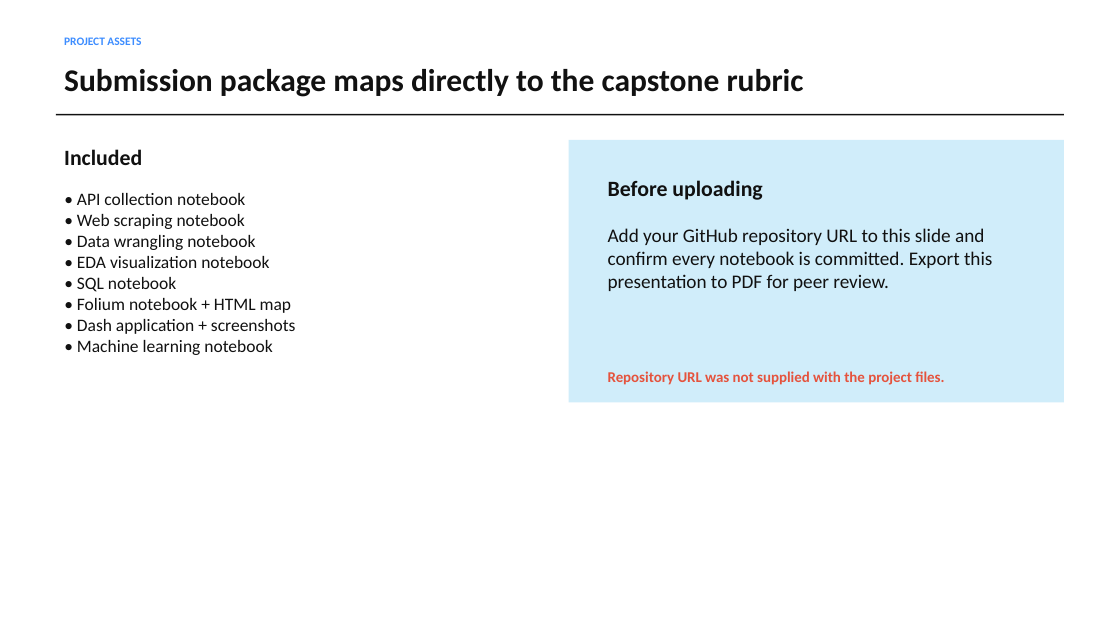
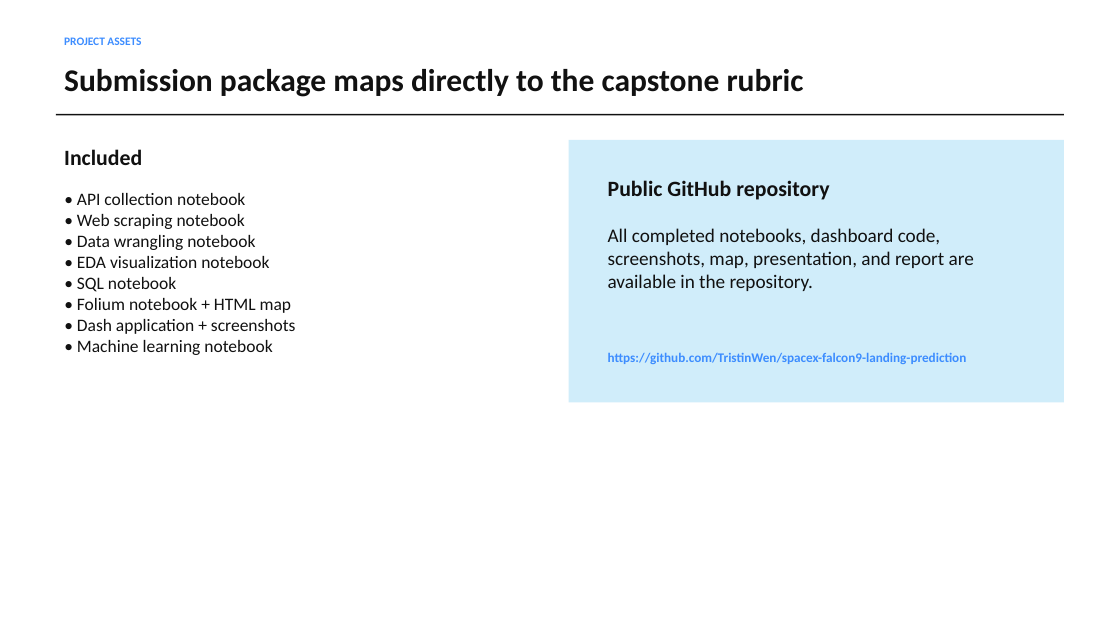
Before and after one commit to TristinWen/spacex-falcon9-landing-prediction, a slide deck: slide 13 of final-deliverables/SpaceX_Falcon9_Final_Presentation.pptx. Drawn at 1120x630 pixels with LibreOffice and Linux fonts; fonts in the diff are those of the drawing. Boxes give left, top, right and bottom in pixels: in the first picture for what was removed or moved away, otherwise in the second. Text is boxed around its words. In the diff, an @@ line names an element or a change of style, - is before the commit and + after.

Commit message:
Add GitHub repository URL to final deliverables

```diff
--- a/final-deliverables/SpaceX_Falcon9_Final_Presentation.pptx
+++ b/final-deliverables/SpaceX_Falcon9_Final_Presentation.pptx
@@ text at <box>608,180,829,200</box>: text changed @@
-Before uploading
+Public GitHub repository
@@ text at <box>608,228,974,291</box>: text changed @@
-Add your GitHub repository URL to this slide and confirm every notebook is committed. Export this presentation to PDF for peer review.
+All completed notebooks, dashboard code, screenshots, map, presentation, and report are available in the repository.
@@ text at <box>608,353,967,364</box>: text changed; size 12.8 to 11.2 pt; text colour #E5533D to #3D8DFF @@
-Repository URL was not supplied with the project files.
+https://github.com/TristinWen/spacex-falcon9-landing-prediction
```
Also in this commit, not shown: 3 other files.
